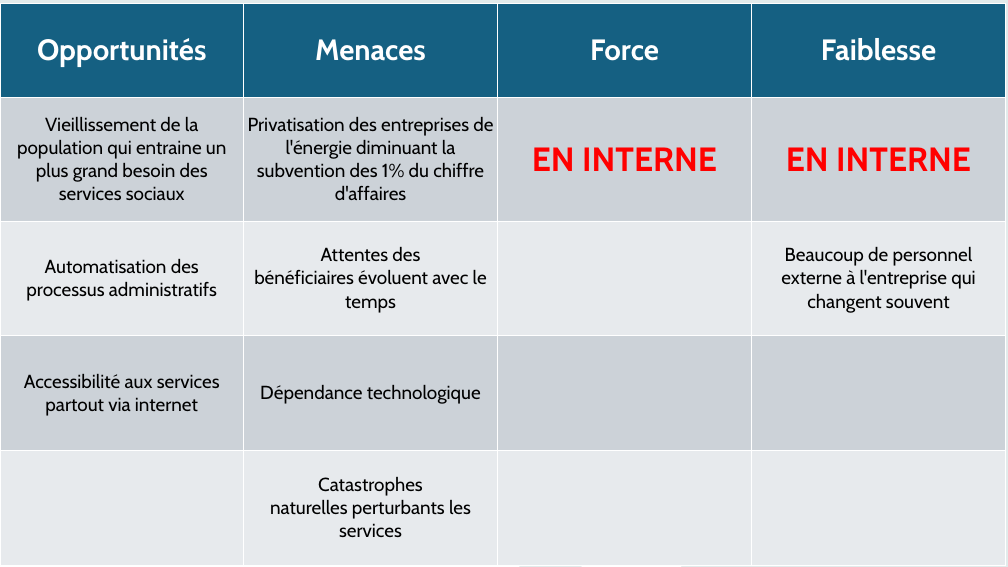
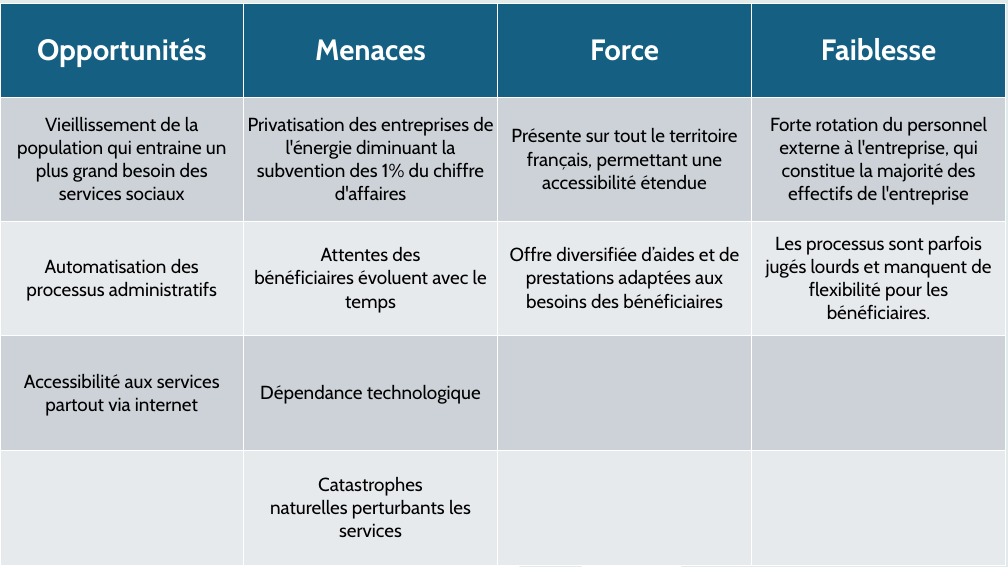
Before and after one commit to Mdabsence/astrofy, a slide deck: slide 8 of public/Présentation.pptx (slide 7 before the commit). Drawn at 1008x567 pixels with LibreOffice and Linux fonts; fonts in the diff are those of the drawing. Boxes give left, top, right and bottom in pixels: in the first picture for what was removed or moved away, otherwise in the second. Text is boxed around its words. In the diff, an @@ line names an element or a change of style, - is before the commit and + after.

```diff
--- a/public/Présentation.pptx
+++ b/public/Présentation.pptx
@@ table at bbox=[0, 3, 1006, 565] @@
-row 2, column 3: EN INTERNE
+row 2, column 3: Présente sur tout le territoire français, permettant une accessibilité étendue
-row 2, column 4: EN INTERNE
+row 2, column 4: Forte rotation du personnel externe à l'entreprise, qui constitue la majorité des effectifs de l'entreprise
-row 3, column 3: 
+row 3, column 3: Offre diversifiée d’aides et de prestations adaptées aux besoins des bénéficiaires
-row 3, column 4: Beaucoup de personnel externe à l'entreprise qui changent souvent
+row 3, column 4: Les processus sont parfois jugés lourds et manquent de flexibilité pour les bénéficiaires.
```
Also in this commit, not shown: 1 other slide changed, 2 slides added, 4 other files.
